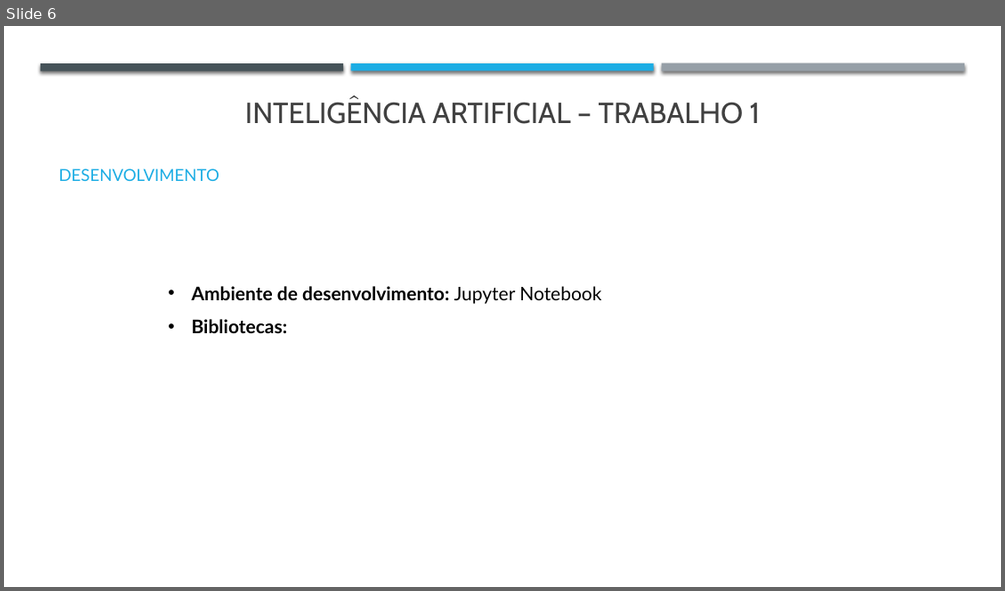
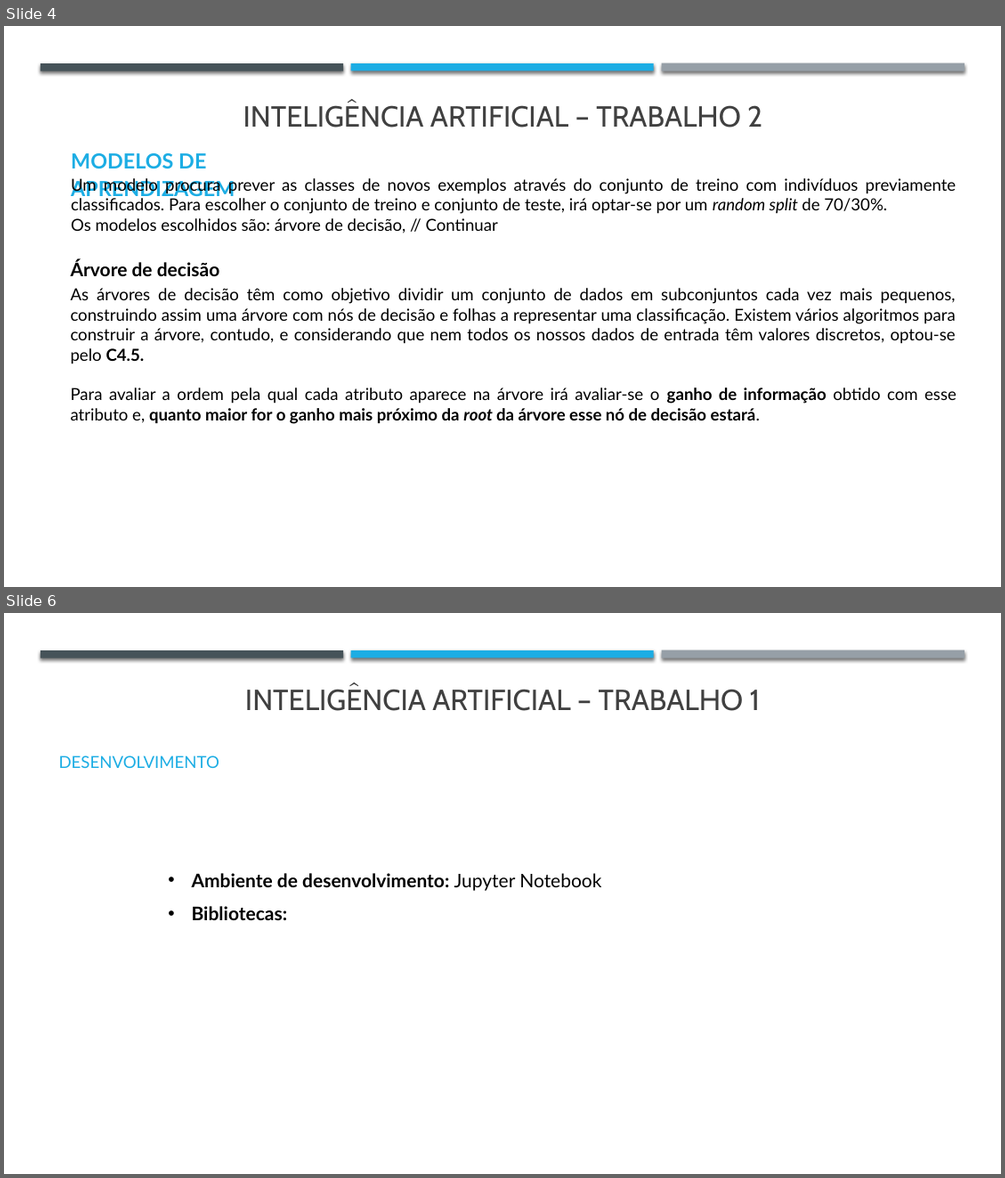
Before and after one commit to j-vm/FEUP_IART_2020, a slide deck: Assigment2/Checkpoint1_trabalho2.pptx. Shown one above the other, each under a label of ours: slide 6 before the commit, slides 4 and 6 after it; the slides between them are not shown. The pictures are 1005x591 and 1005x1178 pixels, drawn with LibreOffice and Linux fonts; fonts in the diff are those of the drawing. Boxes give left, top, right and bottom in pixels: in the first picture for what was removed or moved away, otherwise in the second. Text is boxed around its words. In the diff, an @@ line names an element or a change of style, - is before the commit and + after.

```diff
--- a/Assigment2/Checkpoint1_trabalho2.pptx
+++ b/Assigment2/Checkpoint1_trabalho2.pptx
@@ slide 4 added at (4,26,1001,587), background #FFFFFF @@
@@ rectangle added at (40,63,343,70), fill #465359 @@
@@ rectangle added at (351,63,654,70), fill #1CADE4 @@
@@ rectangle added at (662,63,964,71), fill #969FA7 @@
@@ text added at (243,105,762,127), 28 pt, text #404040 @@
+INTELIGÊNCIA ARTIFICIAL – TRABALHO 2
@@ text added at (71,153,235,200), 20 pt, text #1CADE4, bold @@
+MODELOS DE APRENDIZAGEM
@@ text added at (71,176,956,233), 16 pt, text #000000 @@
+Um modelo procura prever as classes de novos exemplos através do conjunto de treino com indivíduos previamente classificados. Para escolher o conjunto de treino e conjunto de teste, irá optar-se por um random split de 70/30%.
+Os modelos escolhidos são: árvore de decisão, // Continuar
@@ text added at (71,260,220,276), 18 pt, text #000000, bold @@
+Árvore de decisão
@@ text added at (71,288,956,424), 16 pt, text #000000 @@
+As árvores de decisão têm como objetivo dividir um conjunto de dados em subconjuntos cada vez mais pequenos, construindo assim uma árvore com nós de decisão e folhas a representar uma classificação. Existem vários algoritmos para construir a árvore, contudo, e considerando que nem todos os nossos dados de entrada têm valores discretos, optou-se pelo C4.5.
+Para avaliar a ordem pela qual cada atributo aparece na árvore irá avaliar-se o ganho de informação obtido com esse atributo e, quanto maior for o ganho mais próximo da root da árvore esse nó de decisão estará.
```
Also in this commit, not shown: 3 slides changed, 1 other slide added, 2 slides removed, 1 other file.
